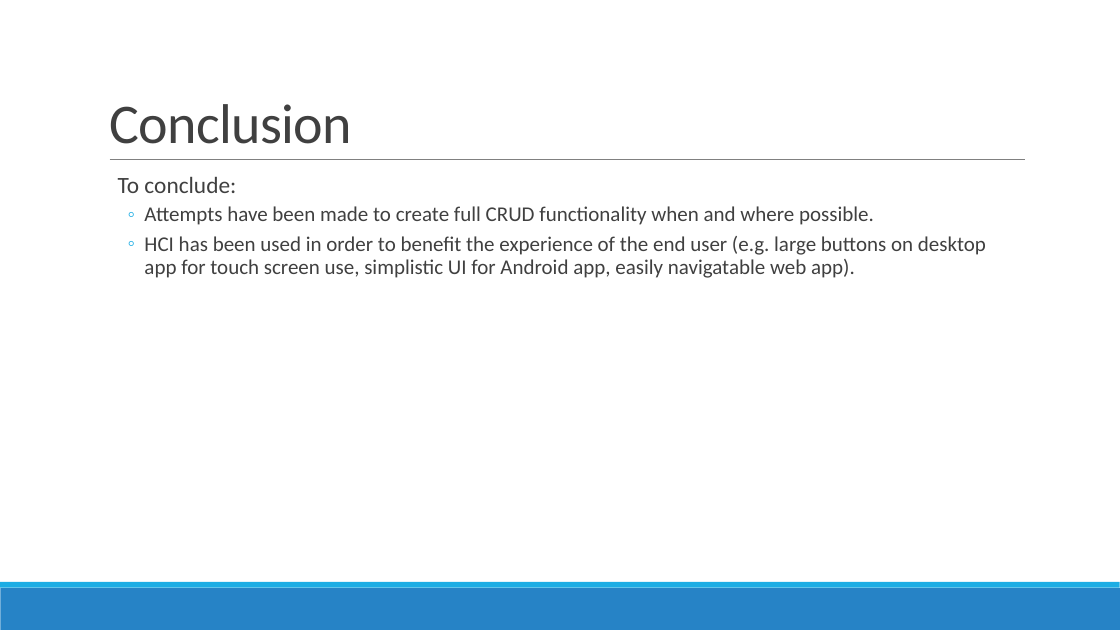
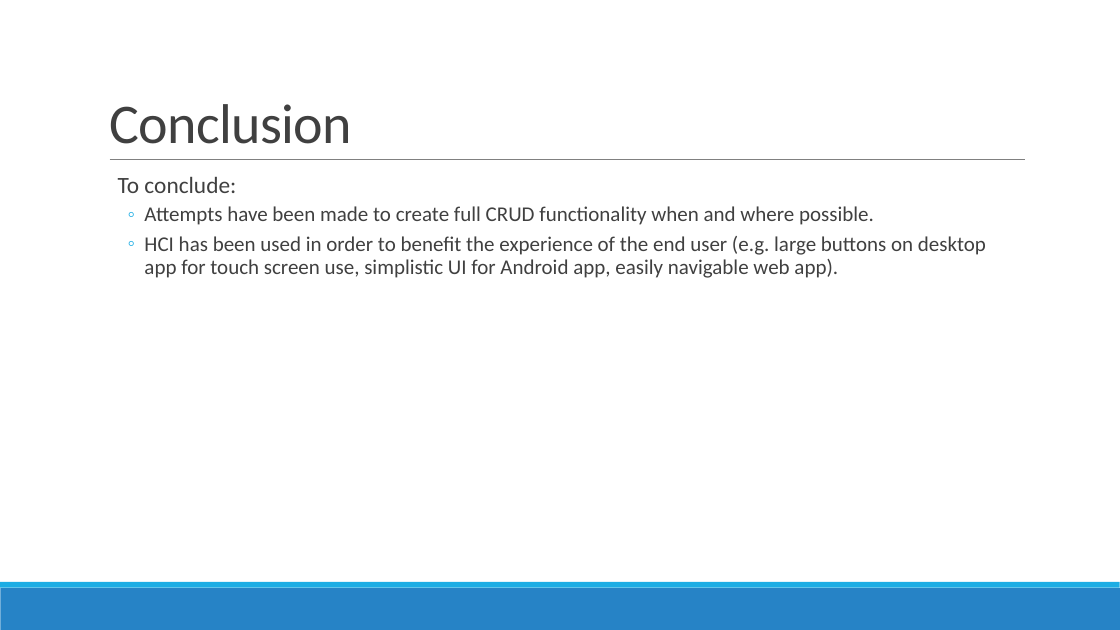
Before and after one commit to GoelBiju/Travel-Management-System, a slide deck: slide 18 of Documents/Presentation/PRCS252E - Presentation.pptx. Drawn at 1120x630 pixels with LibreOffice and Linux fonts; fonts in the diff are those of the drawing. Boxes give left, top, right and bottom in pixels: in the first picture for what was removed or moved away, otherwise in the second. Text is boxed around its words. In the diff, an @@ line names an element or a change of style, - is before the commit and + after.

Commit message:
rest of minutes done, presentation altered

```diff
--- a/Documents/Presentation/PRCS252E - Presentation.pptx
+++ b/Documents/Presentation/PRCS252E - Presentation.pptx
@@ text at [144, 236, 986, 278]: text changed @@
-  ◦ HCI has been used in order to benefit the experience of the end user (e.g. large buttons on desktop app for touch screen use, simplistic UI for Android app, easily navigatable web app).
+  ◦ HCI has been used in order to benefit the experience of the end user (e.g. large buttons on desktop app for touch screen use, simplistic UI for Android app, easily navigable web app).
```
